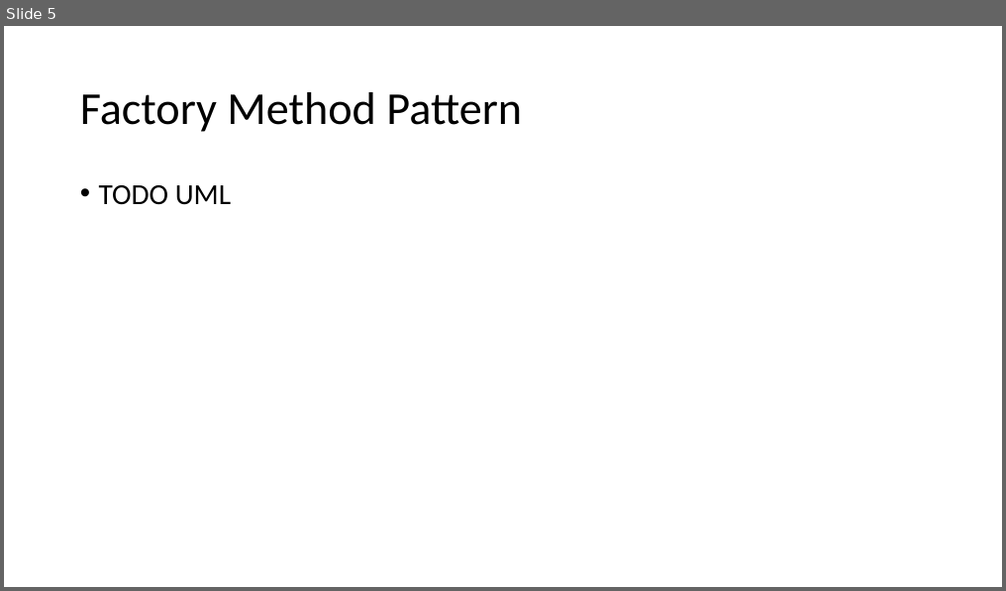
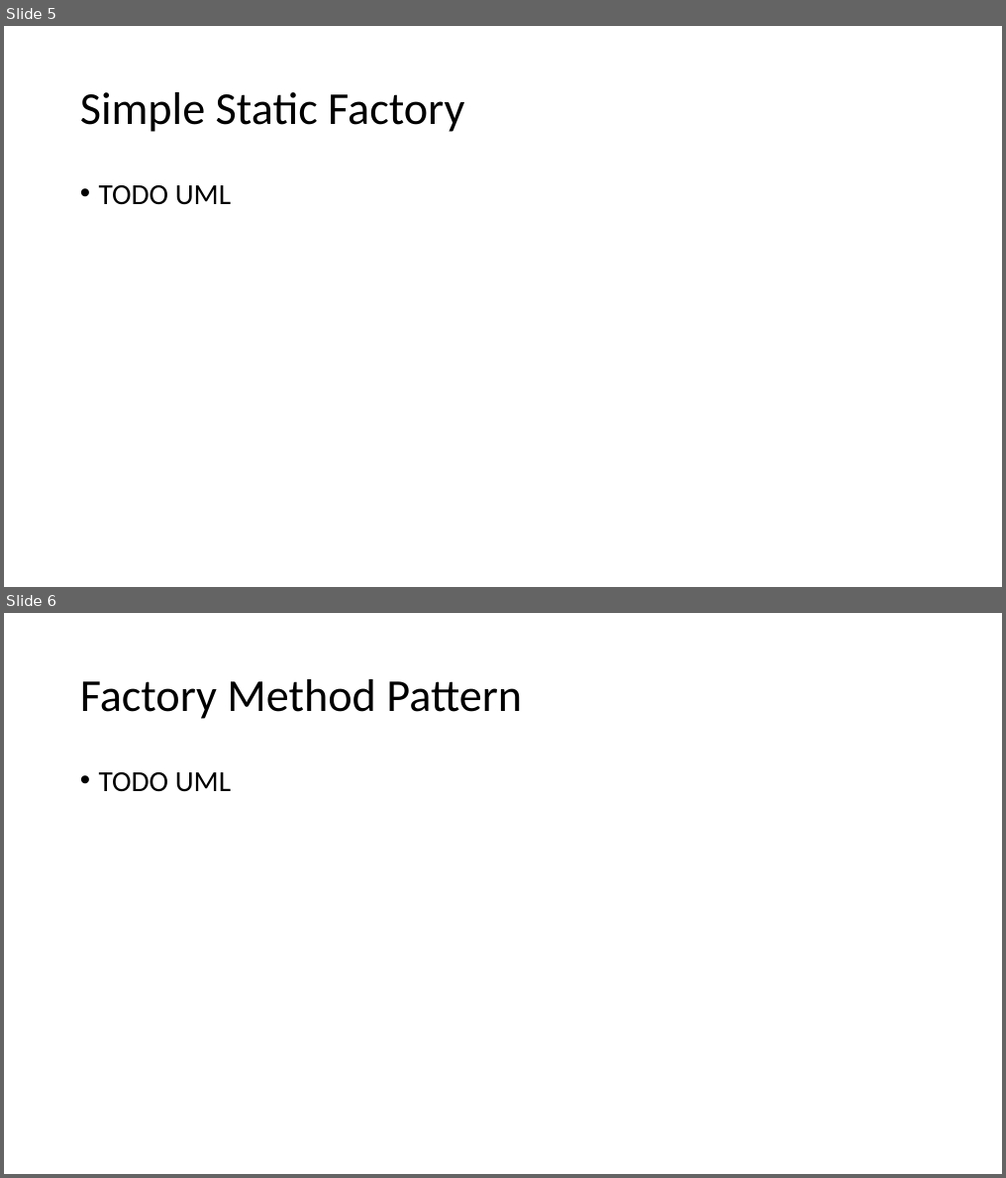
Before and after one commit to crsdrw/patterns, a slide deck: Patterns/docs/Factory Method.pptx. Shown one above the other, each under a label of ours: slide 5 before the commit, slides 5 and 6 after it. The pictures are 1006x591 and 1006x1178 pixels, drawn with LibreOffice and Linux fonts; fonts in the diff are those of the drawing. Boxes give left, top, right and bottom in pixels: in the first picture for what was removed or moved away, otherwise in the second. Text is boxed around its words. In the diff, an @@ line names an element or a change of style, - is before the commit and + after.

```diff
--- a/Patterns/docs/Factory Method.pptx
+++ b/Patterns/docs/Factory Method.pptx
@@ slide 5 added at [4,26,1002,587], background #FFFFFF @@
@@ title added at [80,92,464,132], 44 pt, text #000000 @@
+Simple Static Factory
@@ text added at [99,185,231,205], 28 pt, text #000000 @@
+• TODO UML
@@ what was slide 5 is now slide 6 @@
```
Also in this commit, not shown: 1 slide changed, 2 other slides added.
